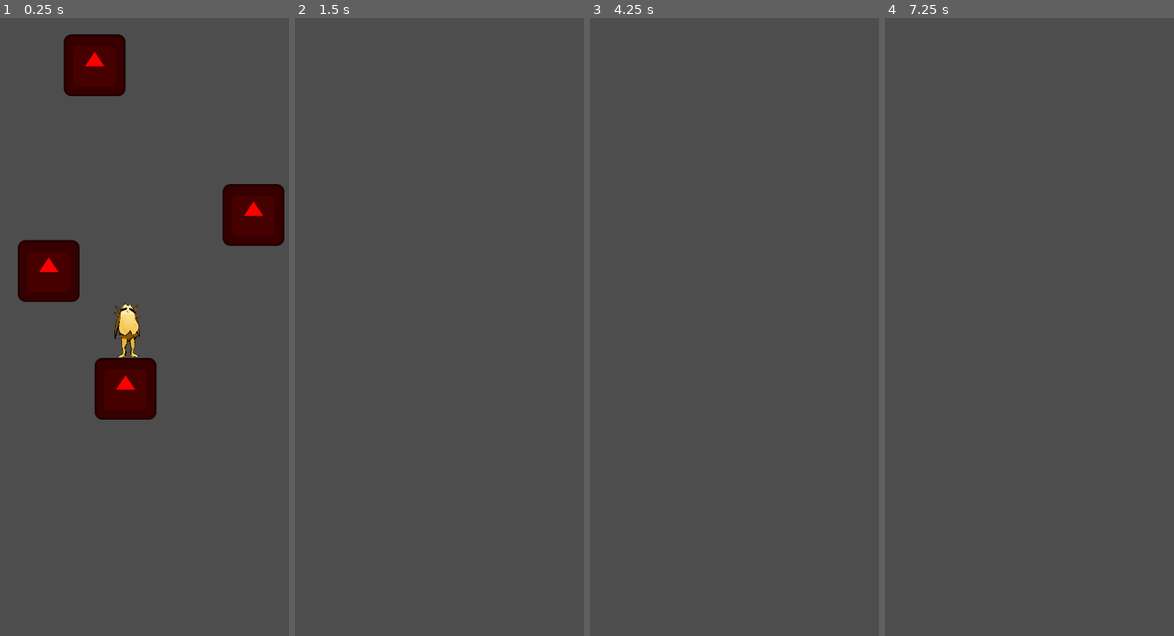
Above: before the commit, frames 1-4 (left to right).
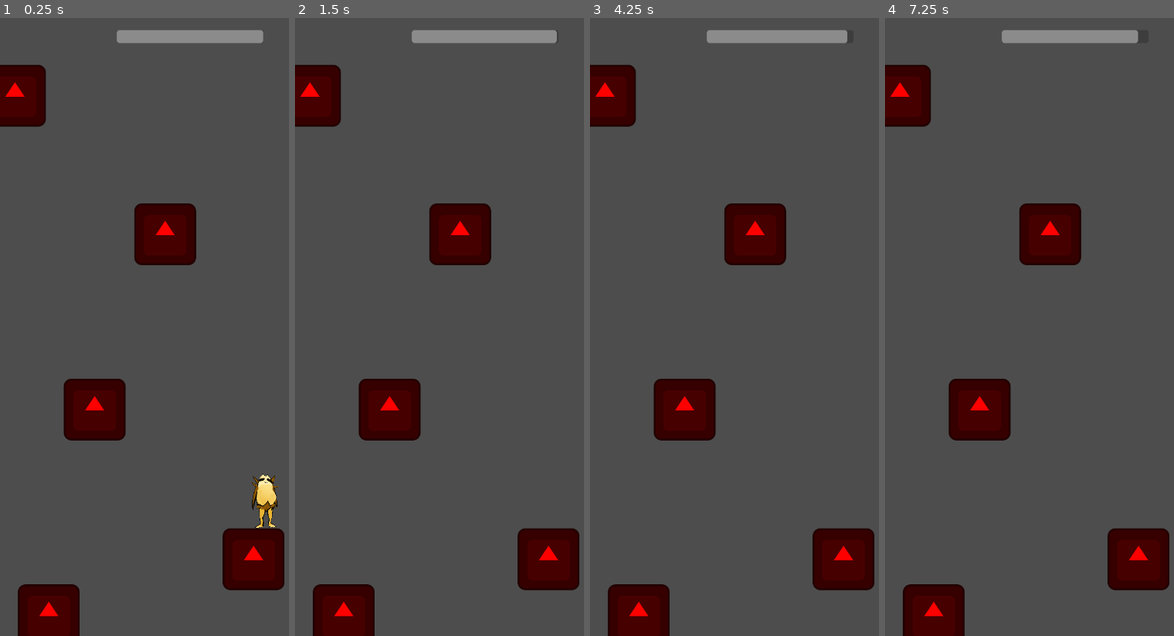
Above: after the commit, the same moments.

Repository: DannyIsYog/Trigo-Jump
Game: Godot game, scene res://Objects/Scenes/TestPlayerScene.tscn
The game is run twice, just before and just after one commit, with the same random seed, the same clock (stepped at 60 frames per second) and the same inputs. This scene is started directly instead of the project's main scene. The engine's default icon, where the game draws it, is replaced by a stand-in: a white triangle on a blue panel in a dark square.
Inputs:
- Up to frame 1 (0.25 s): no input
- Up to frame 2 (1.5 s): tap Enter at 0.5 s; hold D (right) from 0.53 s (still down); tap Space (jump) at 0.77 s
- Up to frame 3 (4.25 s): tap Space (jump) at 1.52, 2, 3.02, 3.5, 3.77 s; release D (right) at 2.03 s; hold A (left) 2.03-2.78 s; tap Enter at 2.75 s; hold D (right) from 2.78 s (still down)
- Up to frame 4 (7.25 s): tap Enter at 4.25 s; release D (right) at 4.28 s; hold A (left) 4.28-5.03 s; tap Space (jump) at 4.52, 5, 6.02, 6.77 s; hold D (right) 5.03-5.78 s; hold A (left) from 5.78 s (still down)

The runs differ from the first frame. In frame 1, 19% of the frame differs, in the area x 0-99%, y 2-100%; in frame 2, 11%; in frame 3, 11%; in frame 4, 11%.

Commit message:
Added camera behaviour

Diff:
--- a/Objects/Scenes/TestPlayerScene.tscn
+++ b/Objects/Scenes/TestPlayerScene.tscn
@@ -1,7 +1,8 @@
-[gd_scene load_steps=4 format=3 uid="uid://b0sg7v1xg1m2a"]
+[gd_scene load_steps=5 format=3 uid="uid://b0sg7v1xg1m2a"]
 
 [ext_resource type="PackedScene" uid="uid://dhx0p78rsq1t3" path="res://Objects/Scenes/player.tscn" id="1_rsdyp"]
 [ext_resource type="Texture2D" uid="uid://bsrwdlpixkaef" path="res://icon.svg" id="2_wc7mw"]
+[ext_resource type="PackedScene" uid="uid://5xnwu4g2he6c" path="res://Objects/Scenes/camera_2d.tscn" id="3_hq5tl"]
 
 [sub_resource type="RectangleShape2D" id="RectangleShape2D_ut8vy"]
 size = Vector2(128, 128)
@@ -9,7 +10,7 @@
 [node name="TestPlayerScene" type="Node2D"]
 
 [node name="Player" parent="." instance=ExtResource("1_rsdyp")]
-position = Vector2(264, 665)
+position = Vector2(549, 316)
 life = 100.0
 lifeLossPerSec = 1.0
 
@@ -119,3 +120,5 @@
 [node name="Sprite2D" type="Sprite2D" parent="Platforms/PlatformTest8/StaticBody2D/CollisionShape2D"]
 modulate = Color(1, 0, 0, 1)
 texture = ExtResource("2_wc7mw")
+
+[node name="Camera2D" parent="." instance=ExtResource("3_hq5tl")]
--- /dev/null
+++ b/Objects/Scenes/camera_2d.tscn
@@ -0,0 +1,18 @@
+[gd_scene load_steps=2 format=3 uid="uid://5xnwu4g2he6c"]
+
+[ext_resource type="Script" path="res://Objects/Scripts/camera.gd" id="1_5j68l"]
+
+[node name="Camera2D" type="Camera2D"]
+limit_left = 0
+limit_right = 720
+script = ExtResource("1_5j68l")
+
+[node name="waterBar" type="ProgressBar" parent="."]
+offset_left = 242.0
+offset_top = -615.0
+offset_right = 546.0
+offset_bottom = -588.0
+size_flags_horizontal = 3
+size_flags_vertical = 2
+show_percentage = false
+metadata/_edit_use_anchors_ = true
--- a/Objects/Scenes/player.tscn
+++ b/Objects/Scenes/player.tscn
@@ -10,7 +10,7 @@
 [node name="Player" type="Node2D"]
 script = ExtResource("1_0rie8")
 
-[node name="CharacterBody2D" type="CharacterBody2D" parent="."]
+[node name="PlayerBody" type="CharacterBody2D" parent="."]
 disable_mode = 2
 slide_on_ceiling = false
 script = ExtResource("2_sir8c")
@@ -18,15 +18,10 @@
 jump_speed = -1800
 gravity = 4000
 
-[node name="Sprite2D" type="Sprite2D" parent="CharacterBody2D"]
+[node name="Sprite2D" type="Sprite2D" parent="PlayerBody"]
 scale = Vector2(0.0657131, 0.0657131)
 texture = ExtResource("3_7mycq")
 
-[node name="CollisionShape2D" type="CollisionShape2D" parent="CharacterBody2D"]
+[node name="CollisionShape2D" type="CollisionShape2D" parent="PlayerBody"]
 scale = Vector2(0.451397, 0.906213)
 shape = SubResource("RectangleShape2D_3fq2v")
-
-[node name="Camera2D" type="Camera2D" parent="CharacterBody2D"]
-position = Vector2(87, -6)
-limit_left = 0
-limit_right = 720
--- /dev/null
+++ b/Objects/Scripts/camera.gd
@@ -0,0 +1,14 @@
+extends Camera2D
+
+@onready var player = $"../Player"
+var maxY: float
+
+# Called every frame. 'delta' is the elapsed time since the previous frame.
+func _process(delta):
+	var nextY = player.get_node("PlayerBody").get_global_position().y
+	if nextY < maxY:
+		self.position.y = nextY
+		maxY = nextY
+	var nextLimit = self.position.y + (get_viewport_rect().size.y / 2)
+	if nextLimit < self.limit_bottom :
+		self.limit_bottom = self.position.y + (get_viewport_rect().size.y / 2)
--- a/playerData.gd
+++ b/playerData.gd
@@ -3,9 +3,8 @@
 @export var life: float
 @export var lifeLossPerSec: float
 
-#@onready var waterBar = get_tree().get_root().find_node("waterBar")
+@onready var waterBar = $"../Camera2D/waterBar"
 
 func _process(delta):
 	life = life - lifeLossPerSec * delta
-	print(life)
-	#waterBar.value = life
+	waterBar.value = life
